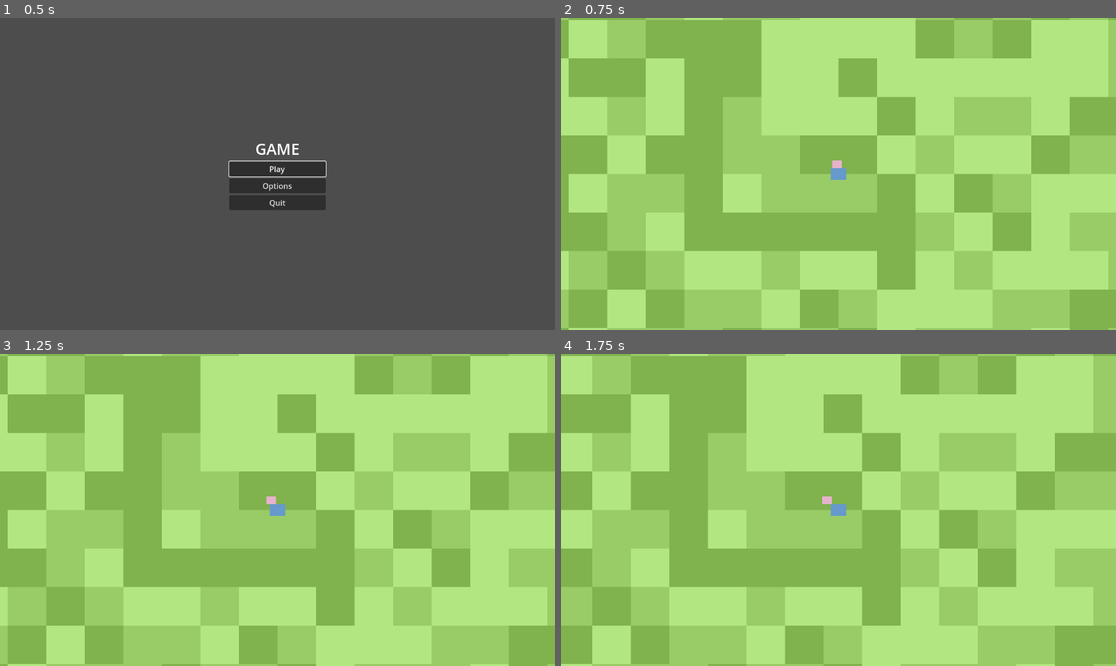
Above: before the commit, frames 1-4 (two rows, left to right).
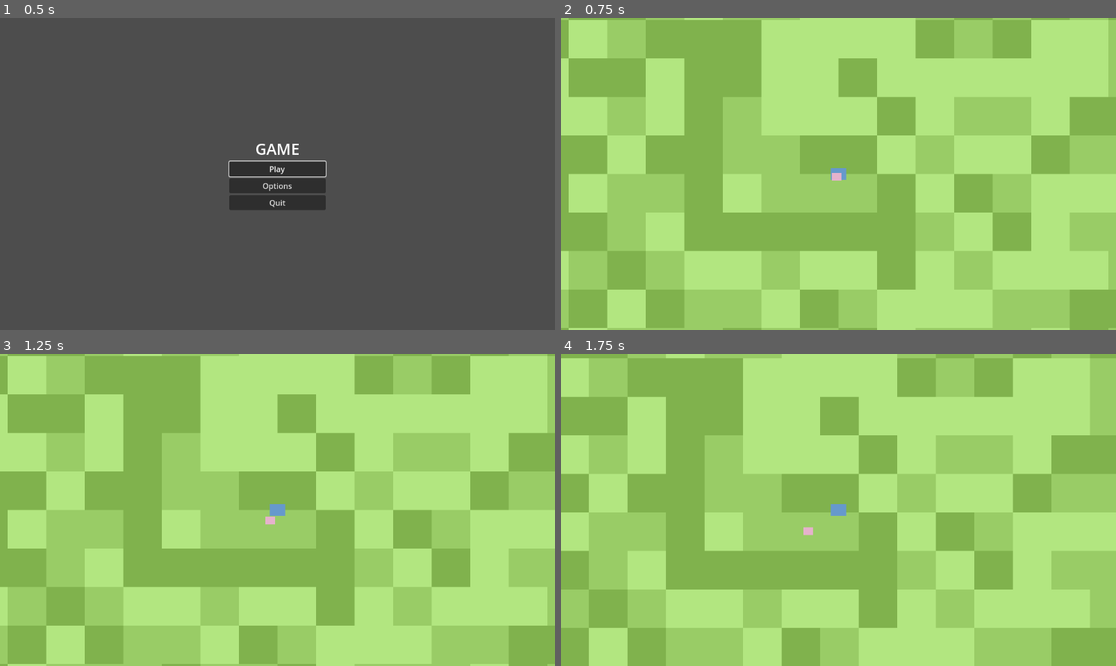
Above: after the commit, the same moments.

Repository: kevinpliang/micro-jam-47
Game: Godot game, scene res://game/Main.tscn
The game is run twice, just before and just after one commit, with the same random seed, the same clock (stepped at 60 frames per second) and the same inputs.
Inputs (mouse positions are in pixels of both pictures, inside the frame that each line leads up to):
- Up to frame 1 (0.5 s): no input
- Up to frame 2 (0.75 s): click "Play" at 0.5 s
- Up to frame 3 (1.25 s): no input
- Up to frame 4 (1.75 s): move the mouse to (960, 494) at 1.27 s; hold D (right) from 1.28 s (still down); click (960, 494) at 1.42 s

Frame 1 is identical in both runs. In frame 2, less than 0.1% of the frame differs, in the area x 48-51%, y 45-53%; in frame 3, less than 0.1%; in frame 4, 9.2%, in the area x 0-100%, y 0-100%.

Commit message:
Fix collisions

Diff:
--- a/characters/BabyElephant.tscn
+++ b/characters/BabyElephant.tscn
@@ -1,11 +1,15 @@
-[gd_scene load_steps=3 format=3 uid="uid://cvn8rqtnwi646"]
+[gd_scene load_steps=4 format=3 uid="uid://cvn8rqtnwi646"]
 
 [ext_resource type="Script" uid="uid://sn2y8firyy8d" path="res://characters/BabyElephant.gd" id="1_baby"]
 
 [sub_resource type="RectangleShape2D" id="RectangleShape2D_baby"]
+size = Vector2(46, 37)
+
+[sub_resource type="RectangleShape2D" id="RectangleShape2D_p6w5p"]
 size = Vector2(50, 40)
 
 [node name="BabyElephant" type="CharacterBody2D" groups=["baby_elephant"]]
+collision_mask = 2
 script = ExtResource("1_baby")
 
 [node name="Body" type="ColorRect" parent="."]
--- a/characters/Lion.tscn
+++ b/characters/Lion.tscn
@@ -1,8 +1,11 @@
-[gd_scene load_steps=3 format=3 uid="uid://dvn8rqtnwi647"]
+[gd_scene load_steps=4 format=3 uid="uid://dvn8rqtnwi647"]
 
-[ext_resource type="Script" path="res://characters/Lion.gd" id="1_lion"]
+[ext_resource type="Script" uid="uid://g1i2guqas66r" path="res://characters/Lion.gd" id="1_lion"]
 
 [sub_resource type="RectangleShape2D" id="RectangleShape2D_lion"]
+size = Vector2(68, 48)
+
+[sub_resource type="RectangleShape2D" id="RectangleShape2D_7lyq2"]
 size = Vector2(70, 50)
 
 [node name="Lion" type="CharacterBody2D" groups=["lion"]]
--- a/characters/PlayerElephant.tscn
+++ b/characters/PlayerElephant.tscn
@@ -1,11 +1,15 @@
-[gd_scene load_steps=3 format=3 uid="uid://bvn8rqtnwi645"]
+[gd_scene load_steps=4 format=3 uid="uid://bvn8rqtnwi645"]
 
-[ext_resource type="Script" path="res://characters/PlayerElephant.gd" id="1_player"]
+[ext_resource type="Script" uid="uid://c6vqd4cfnkekq" path="res://characters/PlayerElephant.gd" id="1_player"]
 
 [sub_resource type="RectangleShape2D" id="RectangleShape2D_player"]
+size = Vector2(78, 58)
+
+[sub_resource type="RectangleShape2D" id="RectangleShape2D_0scie"]
 size = Vector2(80, 60)
 
 [node name="PlayerElephant" type="CharacterBody2D"]
+collision_mask = 2
 script = ExtResource("1_player")
 
 [node name="Body" type="ColorRect" parent="."]
Not shown: 1 places in characters/BabyElephant.tscn that only renumber resources
Not shown: 1 places in characters/Lion.tscn that only renumber resources
Not shown: 1 places in characters/PlayerElephant.tscn that only renumber resources
